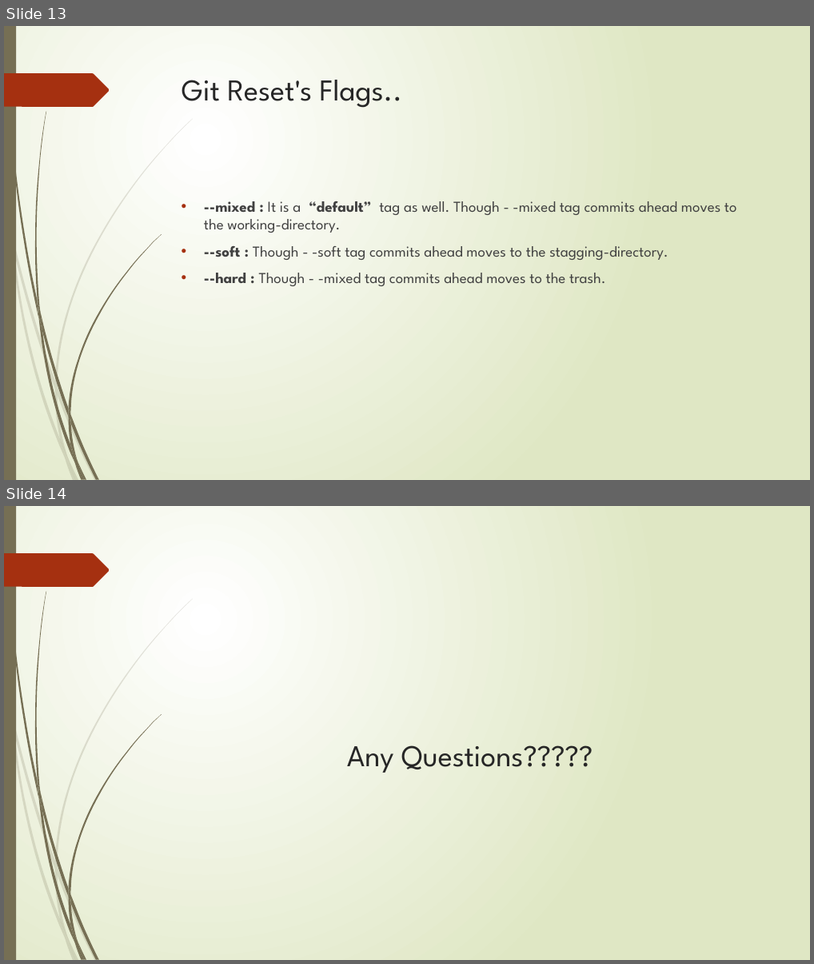
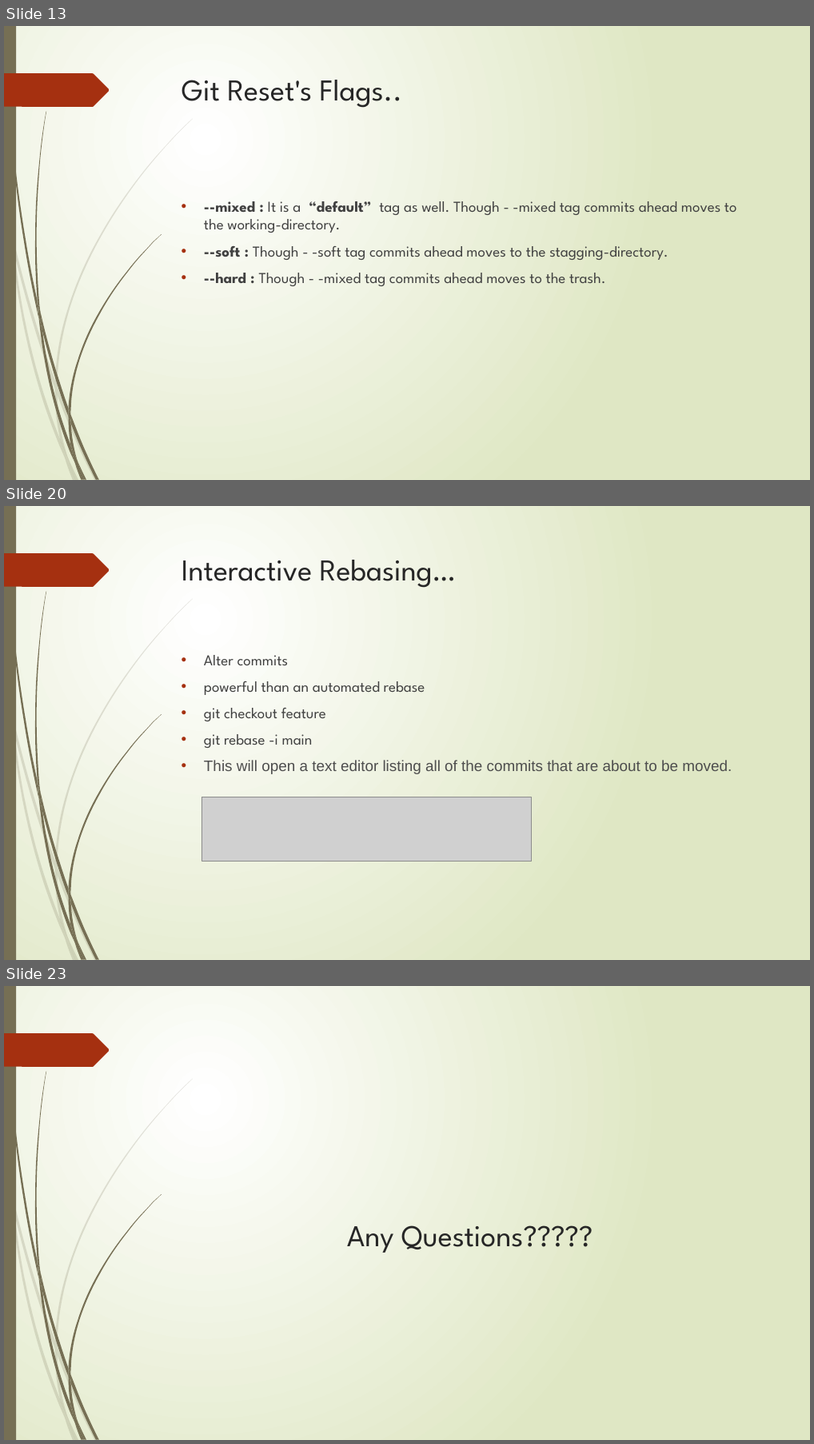
Before and after one commit to saad-janjua/assignment, a slide deck: Version Control with Git.pptx. Shown one above the other, each under a label of ours: slides 13 and 14 before the commit, slides 13, 20 and 23 after it; the slides between them are not shown. The pictures are 814x964 and 814x1444 pixels, drawn with LibreOffice and Linux fonts; fonts in the diff are those of the drawing; grey boxes stand for pictures. Boxes give left, top, right and bottom in pixels: in the first picture for what was removed or moved away, otherwise in the second. Text is boxed around its words. In the diff, an @@ line names an element or a change of style, - is before the commit and + after.

```diff
--- a/Version Control with Git.pptx
+++ b/Version Control with Git.pptx
@@ slide 20 added at (4, 506, 810, 960), background gradient #FFFFFF to #DFE8C4; not listed: 24 template elements that a slide beside it also shows @@
@@ title added at (182, 560, 456, 588), 36 pt, text #262626 @@
+Interactive Rebasing…
@@ text added at (204, 655, 732, 774), 18 pt, text #404040 @@
+• Alter commits
+• powerful than an automated rebase
+• git checkout feature
+• git rebase -i main
+• This will open a text editor listing all of the commits that are about to be moved.
@@ picture added at (202, 797, 532, 860) @@
@@ what was slide 14 is now slide 23 @@
```
Also in this commit, not shown: 4 slides changed, 8 other slides added.
